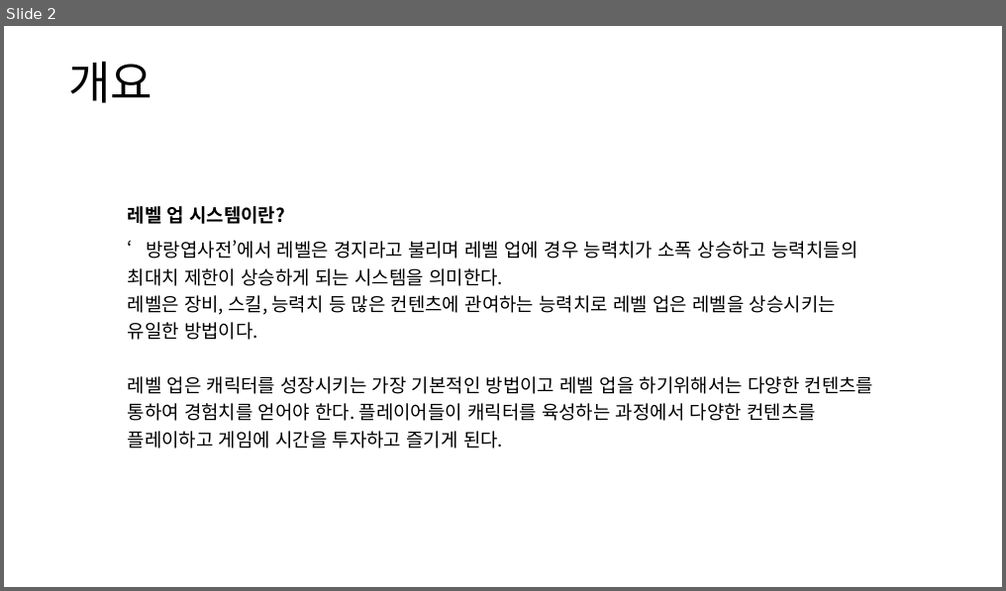
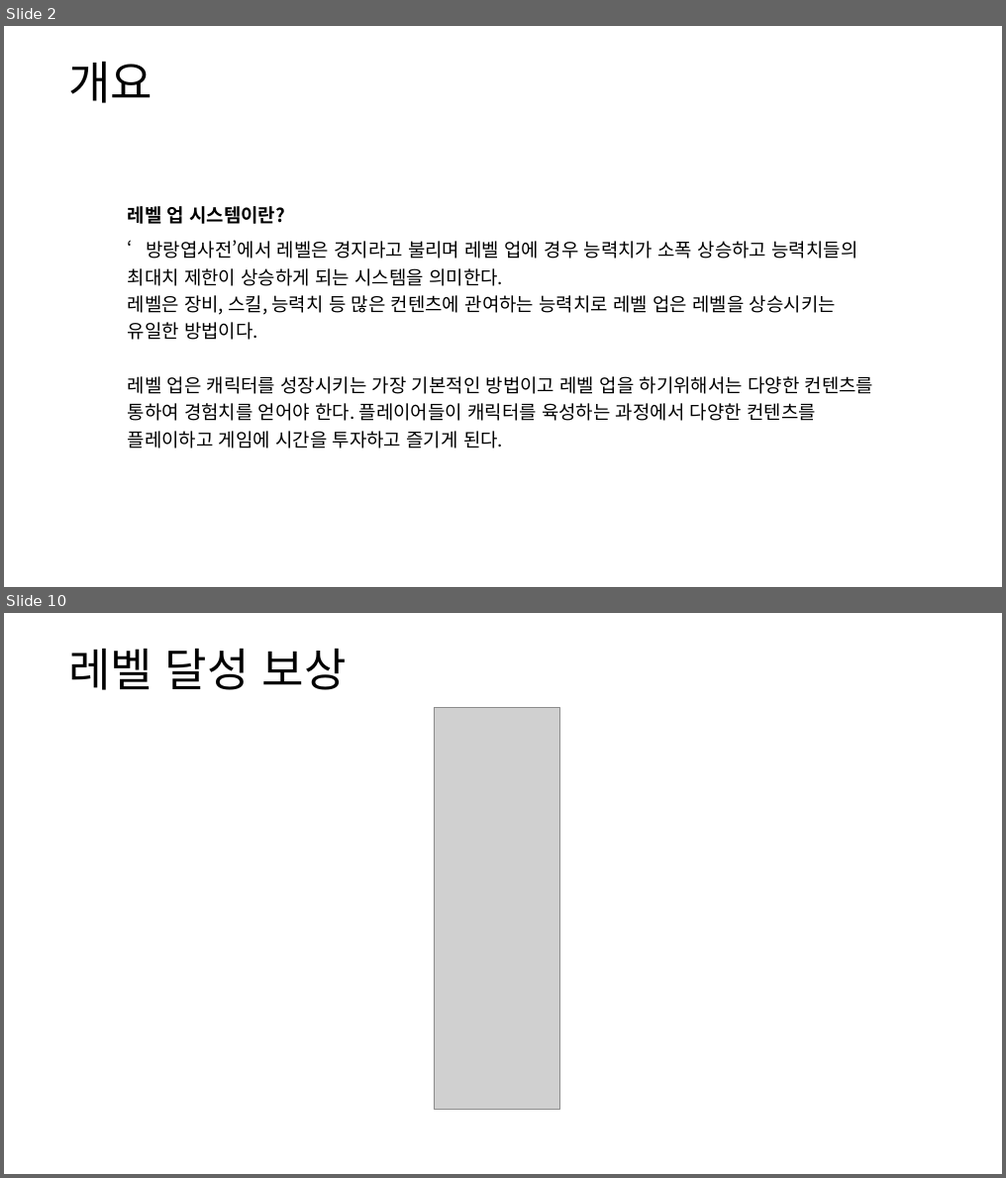
Before and after one commit to yjk0401/unityenginebasic_9th, a slide deck: 기획/레벨업 시스템 기획서.pptx. Shown one above the other, each under a label of ours: slide 2 before the commit, slides 2 and 10 after it; the slides between them are not shown. The pictures are 1006x591 and 1006x1178 pixels, drawn with LibreOffice and Linux fonts; fonts in the diff are those of the drawing; grey boxes stand for pictures. Boxes give left, top, right and bottom in pixels: in the first picture for what was removed or moved away, otherwise in the second. Text is boxed around its words. In the diff, an @@ line names an element or a change of style, - is before the commit and + after.

```diff
--- a/기획/레벨업 시스템 기획서.pptx
+++ b/기획/레벨업 시스템 기획서.pptx
@@ slide 10 added at box(4, 613, 1002, 1174), background #FFFFFF @@
@@ text added at box(68, 648, 347, 690), 44 pt, text #000000 @@
+레벨 달성 보상
@@ picture added at box(434, 708, 559, 1110) @@
```
Also in this commit, not shown: 3 slides changed, 4 other slides added, 1 slide removed, 22 other files.
